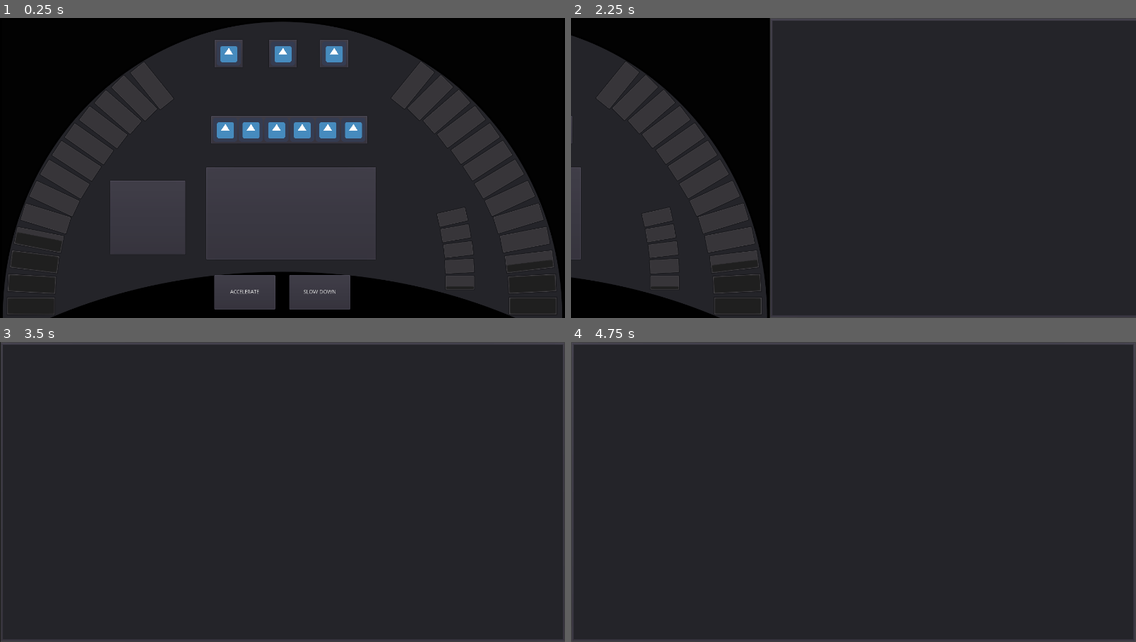
Above: before the commit, frames 1-4 (two rows, left to right).
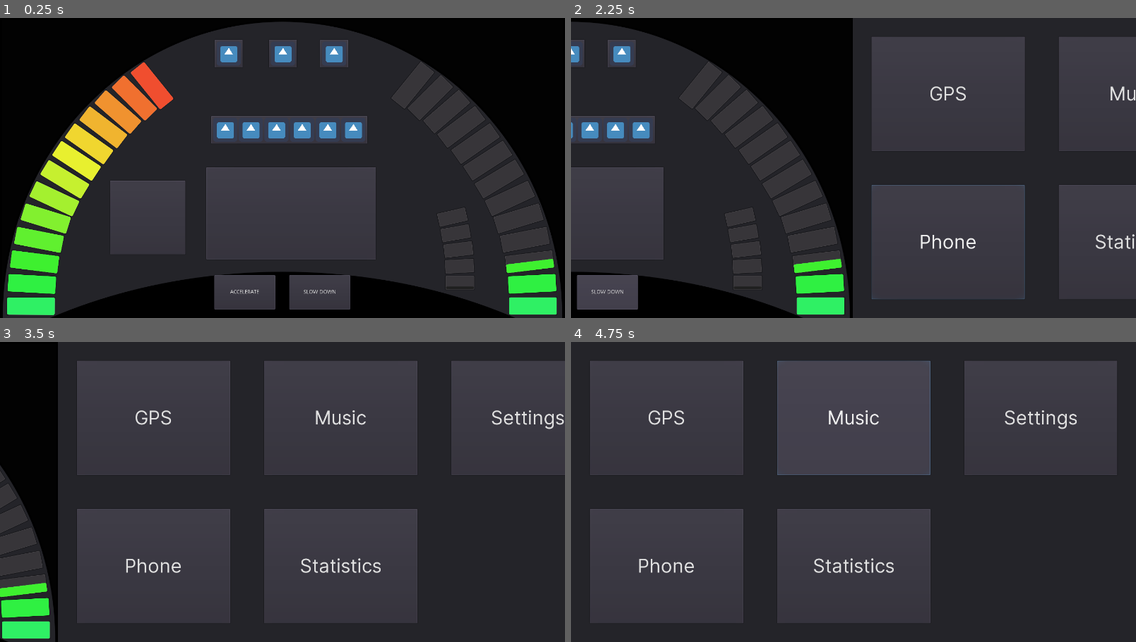
Above: after the commit, the same moments.

Repository: przadkap/car-dashboard
Game: Godot game, scene res://BTWScreen/BehindTheWheelScreen.tscn
Same seed, same stepped clock (60 frames per second), same inputs: the game is played once before the commit and once after it. Before the commit the project starts from res://BehindTheWheelScreen.tscn. The engine's default icon, where the game draws it, is replaced by a stand-in: a white triangle on a blue panel in a dark square.
Inputs (mouse positions are in pixels of both pictures, inside the frame that each line leads up to):
- Up to frame 1 (0.25 s): no input
- Up to frame 2 (2.25 s): click "ACCELERATE" at 0.5 s; click "SLOW DOWN" at 1.25 s; tap Enter at 2 s; hold Right from 2.03 s (still down); tap 0 at 2.1 s
- Up to frame 3 (3.5 s): tap 1 at 2.3, 2.85 s; release Right at 2.78 s; hold Left from 2.78 s (still down); tap 0 at 3.05 s
- Up to frame 4 (4.75 s): release Left at 3.5 s; click (723, 417) at 3.5 s, where only the run after the commit has a clickable "GPS"; click (853, 417) at 4.25 s, where only the run after the commit has a clickable "Music"

The runs differ from the first frame. In frame 1, 7.8% of the frame differs, in the area x 1-99%, y 14-100%; in frame 2, 45%, in the area x 0-100%, y 0-100%; in frame 3, 40%; in frame 4, 38%.

Commit message:
add styleboxes to meter segments

Diff:
--- a/Car Dashboard/App.gd
+++ b/Car Dashboard/App.gd
@@ -11,7 +11,7 @@
 	pass # Replace with function body.
 
 func _unhandled_key_input(event):
-	if(event.pressed and event.scancode == KEY_RIGHT):
+	if(event.pressed and event.scancode == KEY_0):
 		$Camera.position.x = int(get_viewport_rect().size.x * 1.5)
-	elif(event.pressed and event.scancode == KEY_LEFT):
+	elif(event.pressed and event.scancode == KEY_1):
 		$Camera.position.x = int(get_viewport_rect().size.x * 0.5)
--- a/Car Dashboard/BTWScreen/Accelerometer/Accelerometer.gd
+++ b/Car Dashboard/BTWScreen/Accelerometer/Accelerometer.gd
@@ -8,9 +8,17 @@
 
 # Called when the node enters the scene tree for the first time.
 func _ready():
-	speed_changed(75)
+	speed_changed(300)
+	load_segment_styleboxes()
 	pass # Replace with function body.
 
+
+func load_segment_styleboxes():
+	for segment in get_children():
+		var level_no = segment.get_index() + 1
+		var path = "res://styleboxes/level-%s.tres"
+		var level_stylebox = load(path % str(level_no))
+		segment.add_stylebox_override("fg", level_stylebox)
 
 # Called every frame. 'delta' is the elapsed time since the previous frame.
 #func _process(delta):
--- a/Car Dashboard/BehindTheWheelScreen.tscn
+++ b/Car Dashboard/BTWScreen/BehindTheWheelScreen.tscn
@@ -1,16 +1,29 @@
-[gd_scene load_steps=7 format=2]
-
-[ext_resource path="res://images/BTWMask.png" type="Texture" id=1]
-[ext_resource path="res://images/icon.png" type="Texture" id=2]
-[ext_resource path="res://BTWScreen/Accelerometer/Accelerometer.gd" type="Script" id=3]
+[gd_scene load_steps=11 format=2]
+
+[ext_resource path="res://BTWScreen/Accelerometer/Accelerometer.gd" type="Script" id=1]
+[ext_resource path="res://App.gd" type="Script" id=2]
+[ext_resource path="res://BTWScreen/FuelMeter/FuelMeter.gd" type="Script" id=3]
 [ext_resource path="res://BTWScreen/Tachometer/Tachometer.gd" type="Script" id=4]
-[ext_resource path="res://BTWScreen/FuelMeter/FuelMeter.gd" type="Script" id=5]
-[ext_resource path="res://App.gd" type="Script" id=6]
+[ext_resource path="res://images/icon.png" type="Texture" id=5]
+[ext_resource path="res://images/BTWMask.png" type="Texture" id=6]
+[ext_resource path="res://fonts/Inter-V.ttf" type="DynamicFontData" id=7]
+[ext_resource path="res://styleboxes/level-1.tres" type="StyleBox" id=8]
+
+[sub_resource type="StyleBoxFlat" id=1]
+content_margin_left = 50.0
+content_margin_right = 50.0
+content_margin_top = 50.0
+content_margin_bottom = 50.0
+bg_color = Color( 0.145098, 0.145098, 0.164706, 1 )
+
+[sub_resource type="DynamicFont" id=2]
+size = 50
+font_data = ExtResource( 7 )
 
 [node name="App" type="Control"]
 margin_right = 3000.0
 margin_bottom = 800.0
-script = ExtResource( 6 )
+script = ExtResource( 2 )
 __meta__ = {
 "_edit_use_anchors_": false
 }
@@ -92,7 +105,7 @@
 margin_left = 7.0
 margin_top = 7.0
 margin_right = 411.0
-margin_bottom = 71.0
+margin_bottom = 71.0005
 __meta__ = {
 "_edit_use_anchors_": false
 }
@@ -151,7 +164,9 @@
 margin_right = 70.3466
 margin_bottom = 923.34
 rect_rotation = 270.0
-max_value = 20.0
+custom_styles/fg = ExtResource( 8 )
+max_value = 20.0
+value = 20.0
 percent_visible = false
 __meta__ = {
 "_edit_use_anchors_": false
@@ -675,19 +690,80 @@
 [node name="PanelContainer" type="PanelContainer" parent="MultimediaScreen"]
 anchor_right = 1.0
 anchor_bottom = 1.0
-__meta__ = {
-"_edit_use_anchors_": false
-}
-
-[node name="Background2" type="Panel" parent="MultimediaScreen/PanelContainer"]
-margin_left = 7.0
-margin_top = 7.0
-margin_right = 1493.0
-margin_bottom = 793.0
+custom_styles/panel = SubResource( 1 )
+__meta__ = {
+"_edit_use_anchors_": false
+}
+
+[node name="GridContainer" type="GridContainer" parent="MultimediaScreen/PanelContainer"]
+margin_left = 50.0
+margin_top = 50.0
+margin_right = 1450.0
+margin_bottom = 750.0
+custom_constants/vseparation = 90
+custom_constants/hseparation = 90
+columns = 3
+
+[node name="GPS" type="Button" parent="MultimediaScreen/PanelContainer/GridContainer"]
+margin_right = 406.0
+margin_bottom = 305.0
+rect_min_size = Vector2( 300, 300 )
 size_flags_horizontal = 3
 size_flags_vertical = 3
-__meta__ = {
-"_edit_use_anchors_": false
-}
+custom_fonts/font = SubResource( 2 )
+text = "GPS"
+
+[node name="Music" type="Button" parent="MultimediaScreen/PanelContainer/GridContainer"]
+margin_left = 496.0
+margin_right = 902.0
+margin_bottom = 305.0
+rect_min_size = Vector2( 300, 300 )
+size_flags_horizontal = 3
+size_flags_vertical = 3
+custom_fonts/font = SubResource( 2 )
+text = "Music"
+
+[node name="Settings" type="Button" parent="MultimediaScreen/PanelContainer/GridContainer"]
+margin_left = 992.0
+margin_right = 1398.0
+margin_bottom = 305.0
+rect_min_size = Vector2( 300, 300 )
+size_flags_horizontal = 3
+size_flags_vertical = 3
+custom_fonts/font = SubResource( 2 )
+text = "Settings"
+
+[node name="Phone" type="Button" parent="MultimediaScreen/PanelContainer/GridContainer"]
+margin_top = 395.0
+margin_right = 406.0
+margin_bottom = 700.0
+rect_min_size = Vector2( 300, 300 )
+size_flags_horizontal = 3
+size_flags_vertical = 3
+custom_fonts/font = SubResource( 2 )
+text = "Phone"
+
+[node name="Statistics" type="Button" parent="MultimediaScreen/PanelContainer/GridContainer"]
+margin_left = 496.0
+margin_top = 395.0
+margin_right = 902.0
+margin_bottom = 700.0
+rect_min_size = Vector2( 300, 300 )
+size_flags_horizontal = 3
+size_flags_vertical = 3
+custom_fonts/font = SubResource( 2 )
+text = "Statistics"
+
+[node name="Button6" type="Button" parent="MultimediaScreen/PanelContainer/GridContainer"]
+visible = false
+margin_left = 992.0
+margin_top = 395.0
+margin_right = 1398.0
+margin_bottom = 700.0
+rect_min_size = Vector2( 300, 300 )
+size_flags_horizontal = 3
+size_flags_vertical = 3
+custom_fonts/font = SubResource( 2 )
+text = "GPS"
 [connection signal="pressed" from="BTWScreen/AccelerateButton" to="BTWScreen/Accelerometer" method="_on_Accelerate_pressed"]
 [connection signal="pressed" from="BTWScreen/AccelerateButton2" to="BTWScreen/Accelerometer" method="_on_Decelerate_pressed"]
--- a/Car Dashboard/BTWScreen/Tachometer/Tachometer.gd
+++ b/Car Dashboard/BTWScreen/Tachometer/Tachometer.gd
@@ -9,7 +9,15 @@
 # Called when the node enters the scene tree for the first time.
 func _ready():
 	rpm_changed(50)
+	load_segment_styleboxes()
 	pass # Replace with function body.
+
+func load_segment_styleboxes():
+	for segment in get_children():
+		var level_no = segment.get_index() + 1
+		var path = "res://styleboxes/level-%s.tres"
+		var level_stylebox = load(path % str(level_no))
+		segment.add_stylebox_override("fg", level_stylebox)
 
 
 # Called every frame. 'delta' is the elapsed time since the previous frame.
--- /dev/null
+++ b/Car Dashboard/fonts/BaseFont.tres
@@ -0,0 +1,6 @@
+[gd_resource type="DynamicFont" load_steps=2 format=2]
+
+[ext_resource path="res://fonts/Inter-V.ttf" type="DynamicFontData" id=1]
+
+[resource]
+font_data = ExtResource( 1 )
--- a/Car Dashboard/project.godot
+++ b/Car Dashboard/project.godot
@@ -16,7 +16,7 @@
 [application]
 
 config/name="Car Dashboard"
-run/main_scene="res://BehindTheWheelScreen.tscn"
+run/main_scene="res://BTWScreen/BehindTheWheelScreen.tscn"
 config/icon="res://images/icon.png"
 
 [display]
--- /dev/null
+++ b/Car Dashboard/styleboxes/level-1.tres
@@ -0,0 +1,14 @@
+[gd_resource type="StyleBoxFlat" format=2]
+
+[resource]
+bg_color = Color( 0.188235, 0.945098, 0.396078, 1 )
+border_width_left = 2
+border_width_top = 2
+border_width_right = 2
+border_width_bottom = 2
+border_color = Color( 0.8, 0.8, 0.8, 0 )
+corner_radius_top_left = 5
+corner_radius_top_right = 5
+corner_radius_bottom_right = 5
+corner_radius_bottom_left = 5
+shadow_color = Color( 0.168627, 0.152941, 0.160784, 0.607843 )
--- /dev/null
+++ b/Car Dashboard/styleboxes/level-10.tres
@@ -0,0 +1,14 @@
+[gd_resource type="StyleBoxFlat" format=2]
+
+[resource]
+bg_color = Color( 0.945098, 0.709804, 0.188235, 1 )
+border_width_left = 2
+border_width_top = 2
+border_width_right = 2
+border_width_bottom = 2
+border_color = Color( 0.8, 0.8, 0.8, 0 )
+corner_radius_top_left = 5
+corner_radius_top_right = 5
+corner_radius_bottom_right = 5
+corner_radius_bottom_left = 5
+corner_detail = 20
--- /dev/null
+++ b/Car Dashboard/styleboxes/level-11.tres
@@ -0,0 +1,14 @@
+[gd_resource type="StyleBoxFlat" format=2]
+
+[resource]
+bg_color = Color( 0.945098, 0.576471, 0.188235, 1 )
+border_width_left = 2
+border_width_top = 2
+border_width_right = 2
+border_width_bottom = 2
+border_color = Color( 0.8, 0.8, 0.8, 0 )
+corner_radius_top_left = 5
+corner_radius_top_right = 5
+corner_radius_bottom_right = 5
+corner_radius_bottom_left = 5
+corner_detail = 20
--- /dev/null
+++ b/Car Dashboard/styleboxes/level-12.tres
@@ -0,0 +1,14 @@
+[gd_resource type="StyleBoxFlat" format=2]
+
+[resource]
+bg_color = Color( 0.945098, 0.443137, 0.188235, 1 )
+border_width_left = 2
+border_width_top = 2
+border_width_right = 2
+border_width_bottom = 2
+border_color = Color( 0.8, 0.8, 0.8, 0 )
+corner_radius_top_left = 5
+corner_radius_top_right = 5
+corner_radius_bottom_right = 5
+corner_radius_bottom_left = 5
+corner_detail = 20
--- /dev/null
+++ b/Car Dashboard/styleboxes/level-13.tres
@@ -0,0 +1,14 @@
+[gd_resource type="StyleBoxFlat" format=2]
+
+[resource]
+bg_color = Color( 0.945098, 0.309804, 0.188235, 1 )
+border_width_left = 2
+border_width_top = 2
+border_width_right = 2
+border_width_bottom = 2
+border_color = Color( 0.8, 0.8, 0.8, 0 )
+corner_radius_top_left = 5
+corner_radius_top_right = 5
+corner_radius_bottom_right = 5
+corner_radius_bottom_left = 5
+corner_detail = 20
--- /dev/null
+++ b/Car Dashboard/styleboxes/level-2.tres
@@ -0,0 +1,13 @@
+[gd_resource type="StyleBoxFlat" format=2]
+
+[resource]
+bg_color = Color( 0.188235, 0.945098, 0.262745, 1 )
+border_width_left = 2
+border_width_top = 2
+border_width_right = 2
+border_width_bottom = 2
+border_color = Color( 0.156863, 0.952941, 0.129412, 0 )
+corner_radius_top_left = 5
+corner_radius_top_right = 5
+corner_radius_bottom_right = 5
+corner_radius_bottom_left = 5
--- /dev/null
+++ b/Car Dashboard/styleboxes/level-3.tres
@@ -0,0 +1,13 @@
+[gd_resource type="StyleBoxFlat" format=2]
+
+[resource]
+bg_color = Color( 0.247059, 0.945098, 0.188235, 1 )
+border_width_left = 2
+border_width_top = 2
+border_width_right = 2
+border_width_bottom = 2
+border_color = Color( 0.8, 0.8, 0.8, 0 )
+corner_radius_top_left = 5
+corner_radius_top_right = 5
+corner_radius_bottom_right = 5
+corner_radius_bottom_left = 5
--- /dev/null
+++ b/Car Dashboard/styleboxes/level-4.tres
@@ -0,0 +1,14 @@
+[gd_resource type="StyleBoxFlat" format=2]
+
+[resource]
+bg_color = Color( 0.380392, 0.945098, 0.188235, 1 )
+border_width_left = 2
+border_width_top = 2
+border_width_right = 2
+border_width_bottom = 2
+border_color = Color( 0.8, 0.8, 0.8, 0 )
+corner_radius_top_left = 5
+corner_radius_top_right = 5
+corner_radius_bottom_right = 5
+corner_radius_bottom_left = 5
+corner_detail = 20
--- /dev/null
+++ b/Car Dashboard/styleboxes/level-5.tres
@@ -0,0 +1,14 @@
+[gd_resource type="StyleBoxFlat" format=2]
+
+[resource]
+bg_color = Color( 0.513726, 0.945098, 0.188235, 1 )
+border_width_left = 2
+border_width_top = 2
+border_width_right = 2
+border_width_bottom = 2
+border_color = Color( 0.8, 0.8, 0.8, 0 )
+corner_radius_top_left = 5
+corner_radius_top_right = 5
+corner_radius_bottom_right = 5
+corner_radius_bottom_left = 5
+corner_detail = 20
--- /dev/null
+++ b/Car Dashboard/styleboxes/level-6.tres
@@ -0,0 +1,14 @@
+[gd_resource type="StyleBoxFlat" format=2]
+
+[resource]
+bg_color = Color( 0.647059, 0.945098, 0.188235, 1 )
+border_width_left = 2
+border_width_top = 2
+border_width_right = 2
+border_width_bottom = 2
+border_color = Color( 0.8, 0.8, 0.8, 0 )
+corner_radius_top_left = 5
+corner_radius_top_right = 5
+corner_radius_bottom_right = 5
+corner_radius_bottom_left = 5
+corner_detail = 20
--- /dev/null
+++ b/Car Dashboard/styleboxes/level-7.tres
@@ -0,0 +1,14 @@
+[gd_resource type="StyleBoxFlat" format=2]
+
+[resource]
+bg_color = Color( 0.780392, 0.945098, 0.188235, 1 )
+border_width_left = 2
+border_width_top = 2
+border_width_right = 2
+border_width_bottom = 2
+border_color = Color( 0.8, 0.8, 0.8, 0 )
+corner_radius_top_left = 5
+corner_radius_top_right = 5
+corner_radius_bottom_right = 5
+corner_radius_bottom_left = 5
+corner_detail = 20
--- /dev/null
+++ b/Car Dashboard/styleboxes/level-8.tres
@@ -0,0 +1,14 @@
+[gd_resource type="StyleBoxFlat" format=2]
+
+[resource]
+bg_color = Color( 0.913725, 0.945098, 0.188235, 1 )
+border_width_left = 2
+border_width_top = 2
+border_width_right = 2
+border_width_bottom = 2
+border_color = Color( 0.8, 0.8, 0.8, 0 )
+corner_radius_top_left = 5
+corner_radius_top_right = 5
+corner_radius_bottom_right = 5
+corner_radius_bottom_left = 5
+corner_detail = 20
--- /dev/null
+++ b/Car Dashboard/styleboxes/level-9.tres
@@ -0,0 +1,14 @@
+[gd_resource type="StyleBoxFlat" format=2]
+
+[resource]
+bg_color = Color( 0.945098, 0.843137, 0.188235, 1 )
+border_width_left = 2
+border_width_top = 2
+border_width_right = 2
+border_width_bottom = 2
+border_color = Color( 0.8, 0.8, 0.8, 0 )
+corner_radius_top_left = 5
+corner_radius_top_right = 5
+corner_radius_bottom_right = 5
+corner_radius_bottom_left = 5
+corner_detail = 20
Not shown: 7 places in Car Dashboard/BTWScreen/BehindTheWheelScreen.tscn that only renumber resources
Binary file added: Car Dashboard/fonts/Inter-V.ttf
